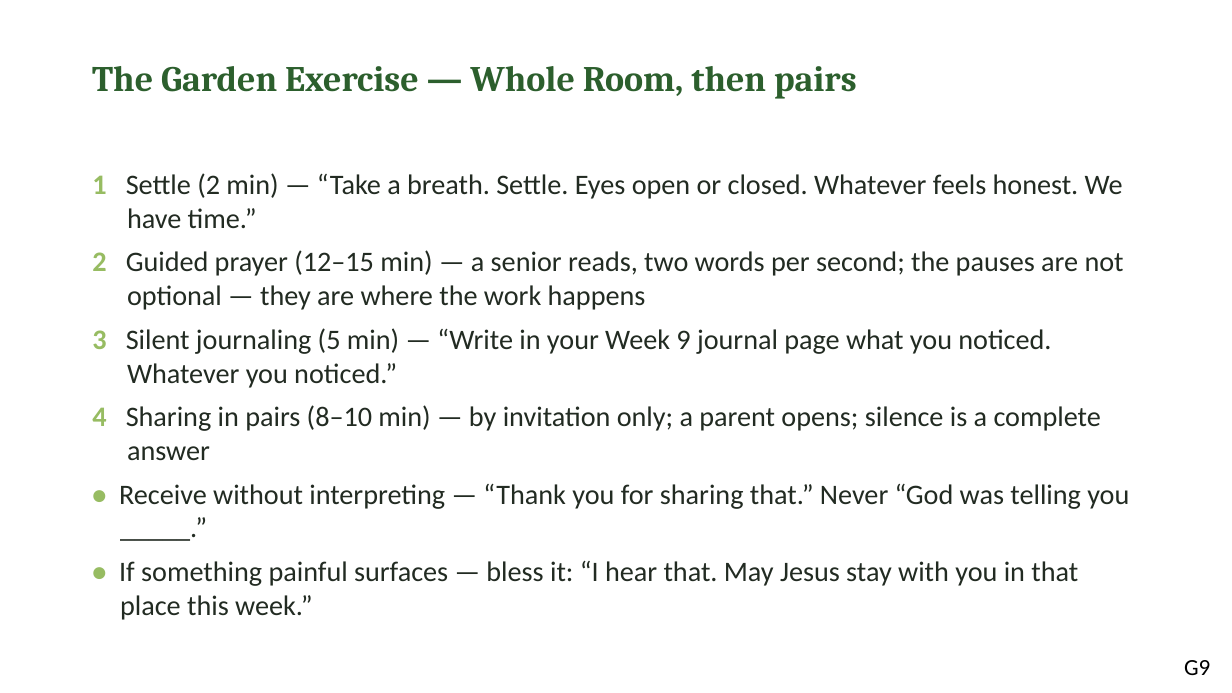
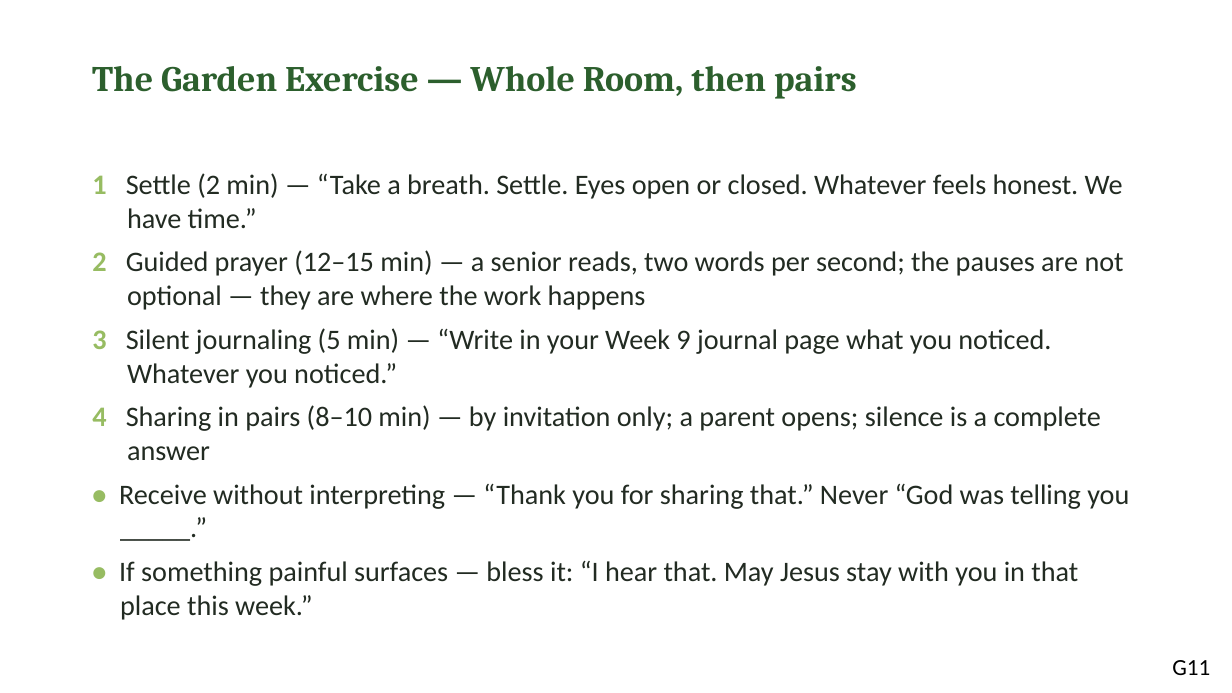
Before and after one commit to jgtittle-ministries/fellowship-of-the-heart-pilot-at-cca-dev, a slide deck: slide 11 of _implementation-notes/evening-series/FotH Evening Session 9-10 Combined Slides DRAFT v1.pptx (slide 9 before the commit). Drawn at 1232x693 pixels with LibreOffice and Linux fonts; fonts in the diff are those of the drawing. Boxes give left, top, right and bottom in pixels: in the first picture for what was removed or moved away, otherwise in the second. Text is boxed around its words. In the diff, an @@ line names an element or a change of style, - is before the commit and + after.

```diff
--- a/_implementation-notes/evening-series/FotH Evening Session 9-10 Combined Slides DRAFT v1.pptx
+++ b/_implementation-notes/evening-series/FotH Evening Session 9-10 Combined Slides DRAFT v1.pptx
@@ text at bbox=[1172, 660, 1210, 675]: text changed @@
-G9
+G11
```
Also in this commit, not shown: 9 other slides changed, 2 slides added, 9 other files.
